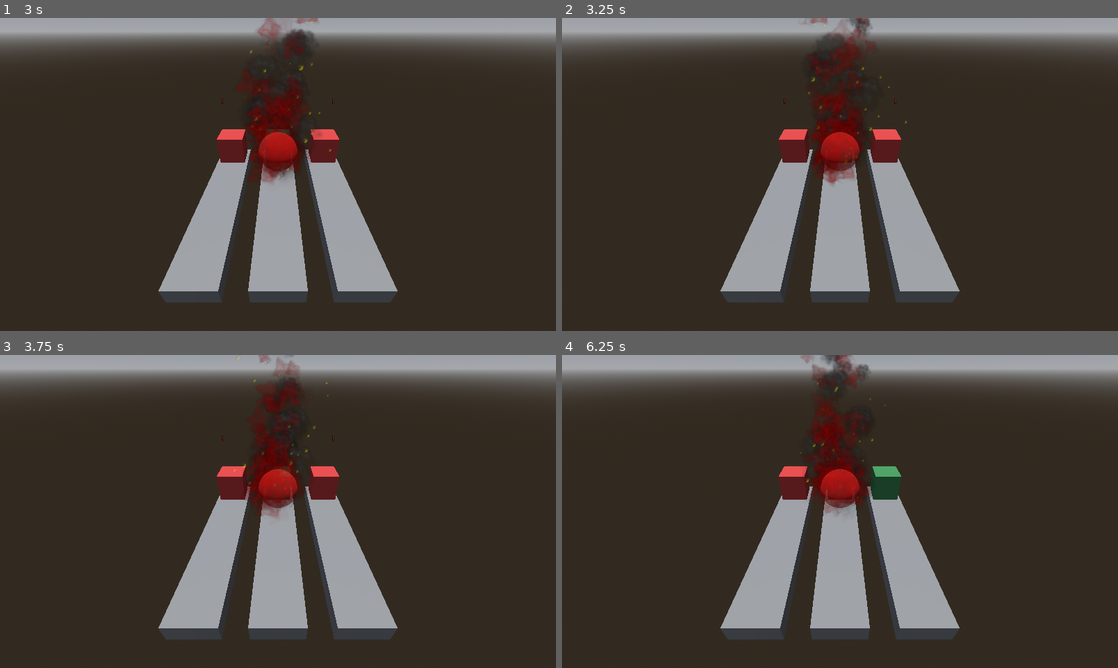
Above: before the commit, frames 1-4 (two rows, left to right).
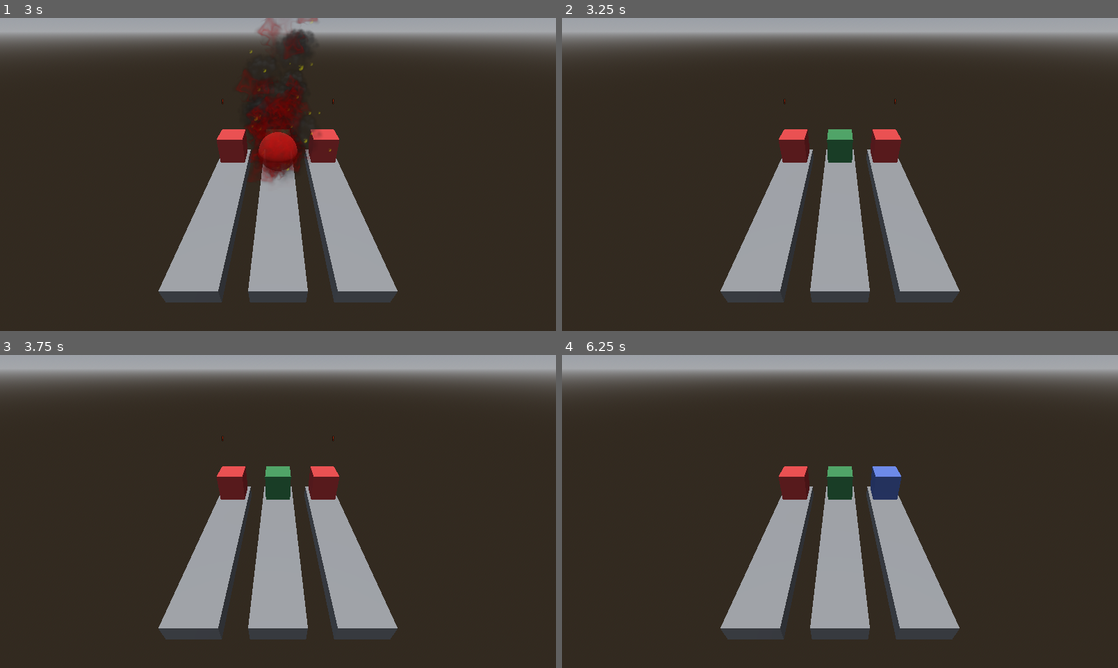
Above: after the commit, the same moments.

Repository: emmdie/3m5Jam2024_1
Game: Godot game, scene res://Scenes/game.tscn
Same seed, same stepped clock (60 frames per second), same inputs: the game is played once before the commit and once after it.
Inputs (mouse positions are in pixels of both pictures, inside the frame that each line leads up to):
- Up to frame 1 (3 s): move the mouse to (400, 158) at 0.52 s; move the mouse to (166, 190) at 1.27 s; move the mouse to (333, 105) at 2.02 s; move the mouse to (250, 237) at 2.77 s
- Up to frame 2 (3.25 s): no input
- Up to frame 3 (3.75 s): move the mouse to (444, 558) at 3.52 s
- Up to frame 4 (6.25 s): move the mouse to (673, 464) at 4.27 s; move the mouse to (867, 511) at 5.02 s; move the mouse to (756, 433) at 5.77 s

Frame 1 is identical in both runs. In frame 2, 2.4% of the frame differs, in the area x 43-62%, y 0-54%; in frame 3, 2.1%; in frame 4, 3.1%, in the area x 42-61%, y 0-52%.
Error before the commit: Invalid access to property or key 'lane' on a base object of type 'Node3D (Unit)'. (res://Scenes/game.gd:107)

Commit message:
Tower shift

Diff:
--- a/Scenes/game.gd
+++ b/Scenes/game.gd
@@ -3,6 +3,9 @@
 
 class TowerQueue:
 	var lane: Lane
+	var first: Tower:
+		get:
+			return towers[0]
 	var towers: Array[Tower] = []
 	func push(t: Tower):
 		towers.push_back(t)
@@ -104,13 +107,30 @@
 func __on_fight(unit: Unit):
 	var tower_queue = tower_queues[0]
 	var i = 1
-	while i < len(tower_queues) and tower_queue.lane != unit.lane:
+	while i < len(tower_queues) and tower_queue.lane != unit.current_lane:
 		tower_queue = tower_queues[i]
 		i += 1
 
 	var win := __rock_paper_siccsor(unit.element, tower_queue.towers[0].element)
-	tower_queue.pop().fight(not win)
+
+	if win:
+		GameState.enemy_health.value -= 1
+	else:
+		GameState.player_health.value -= 1
+
+	tower_queue.first.finished_animation.connect(__on_animate_tower_shift.bind(tower_queue), CONNECT_ONE_SHOT)
+	tower_queue.first.fight(not win)
 	unit.fight(win)
+
+	# Shift the tower queue state
+	tower_holder.add_child(tower_queue.towers[1])
+	tower_queue.pop()
+	tower_queue.push(Tower.instantiate(BaseUnit.pick_element()))
+
+
+func __on_animate_tower_shift(tower_queue: TowerQueue):
+	#tower_queue.first.build()
+	pass
 
 
 func __on_tower_switch():
--- a/Scenes/units/base_unit.gd
+++ b/Scenes/units/base_unit.gd
@@ -1,5 +1,7 @@
 class_name BaseUnit
 extends Node3D
+
+signal finished_animation()
 
 enum Elements {
 	FIRE,
